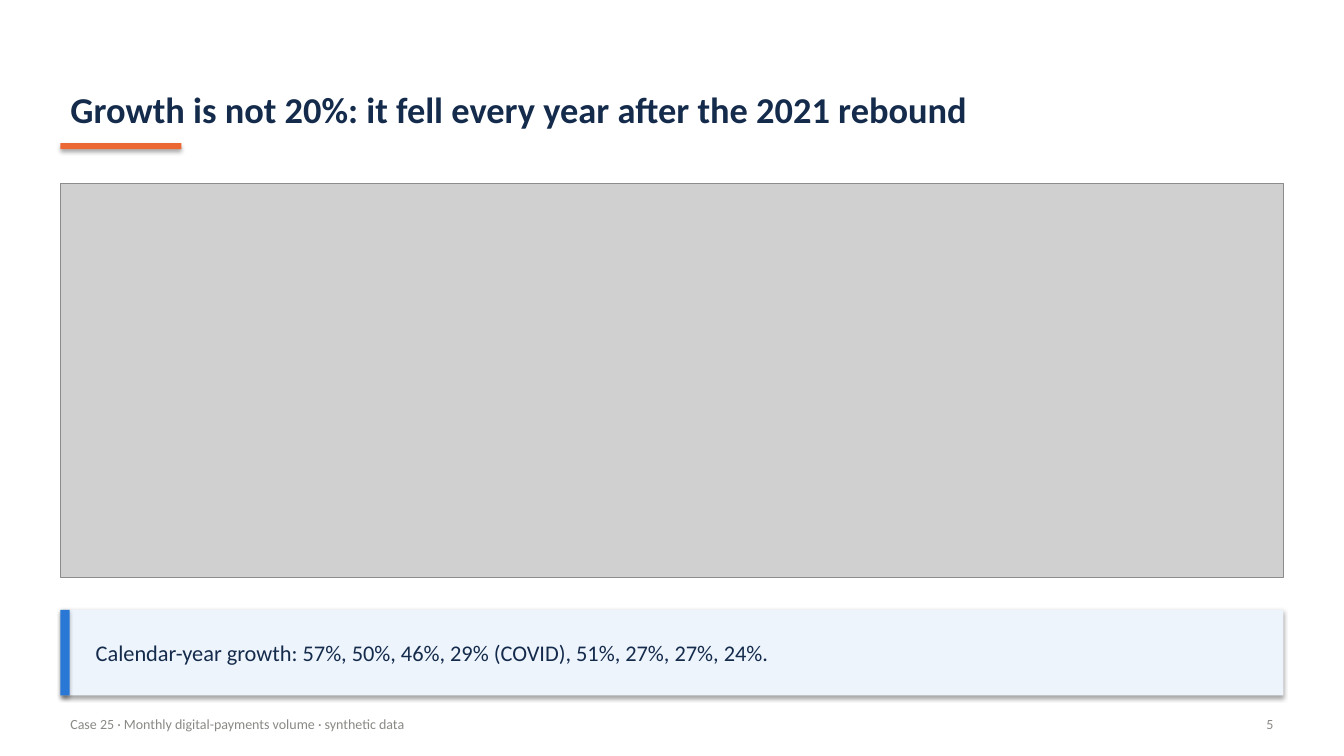
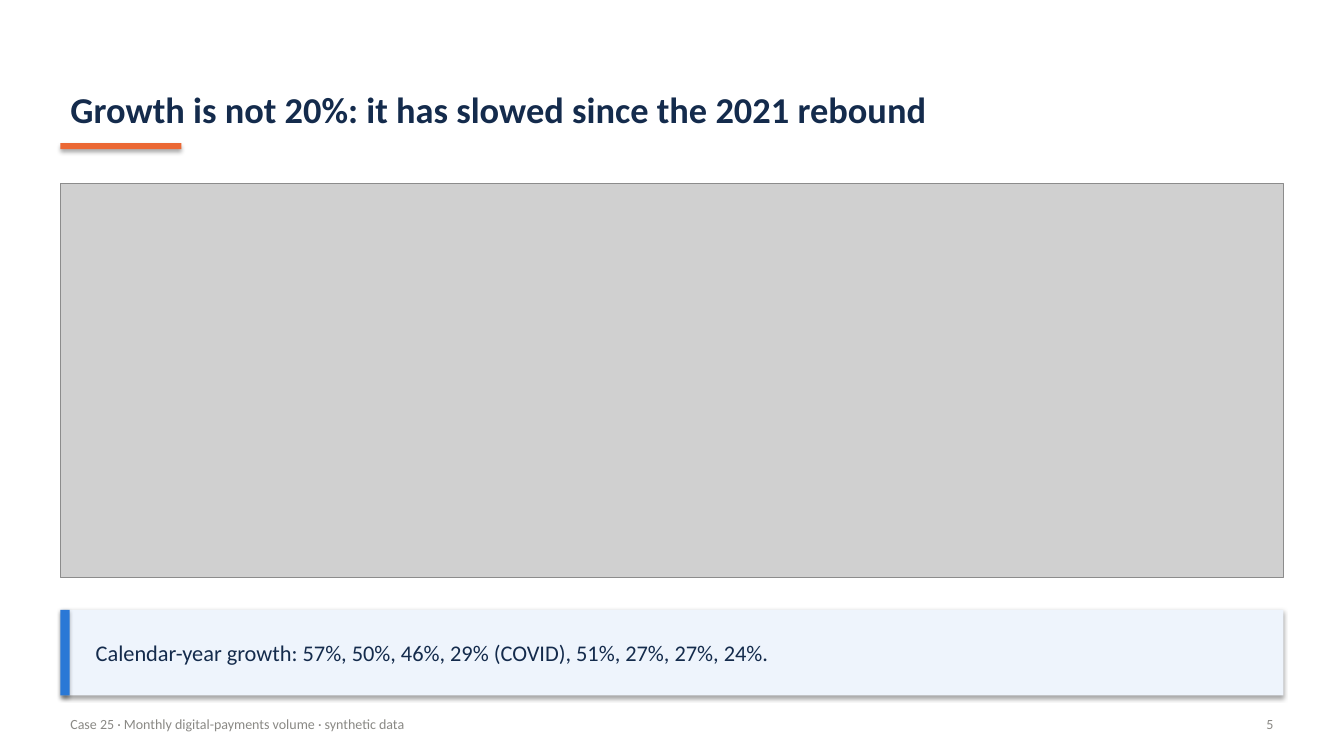
Before and after one commit to DhyanendraSinghSikarwar/case_studies, a slide deck: slide 5 of stats_case_study/case_studies/25_digital_payments_time_series/presentation/case_study_presentation.pptx. Drawn at 1344x756 pixels with LibreOffice and Linux fonts; fonts in the diff are those of the drawing; grey boxes stand for pictures. Boxes give left, top, right and bottom in pixels: in the first picture for what was removed or moved away, otherwise in the second. Text is boxed around its words. In the diff, an @@ line names an element or a change of style, - is before the commit and + after.

```diff
--- a/stats_case_study/case_studies/25_digital_payments_time_series/presentation/case_study_presentation.pptx
+++ b/stats_case_study/case_studies/25_digital_payments_time_series/presentation/case_study_presentation.pptx
@@ text at (x1=70, y1=97, x2=927, y2=124): text changed @@
-Growth is not 20%: it fell every year after the 2021 rebound
+Growth is not 20%: it has slowed since the 2021 rebound
```
Also in this commit, not shown: 1 other slide changed, 17 other files.
